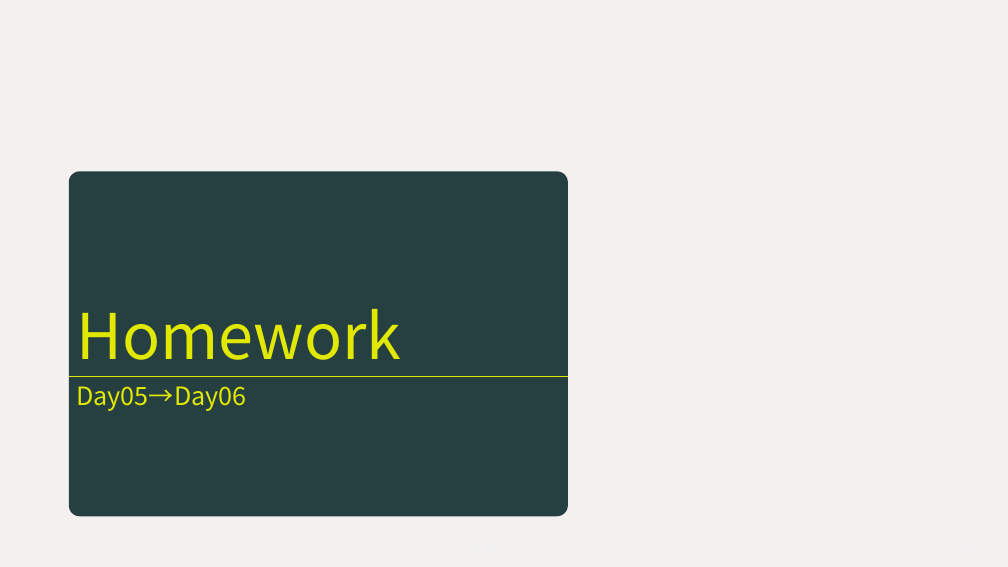
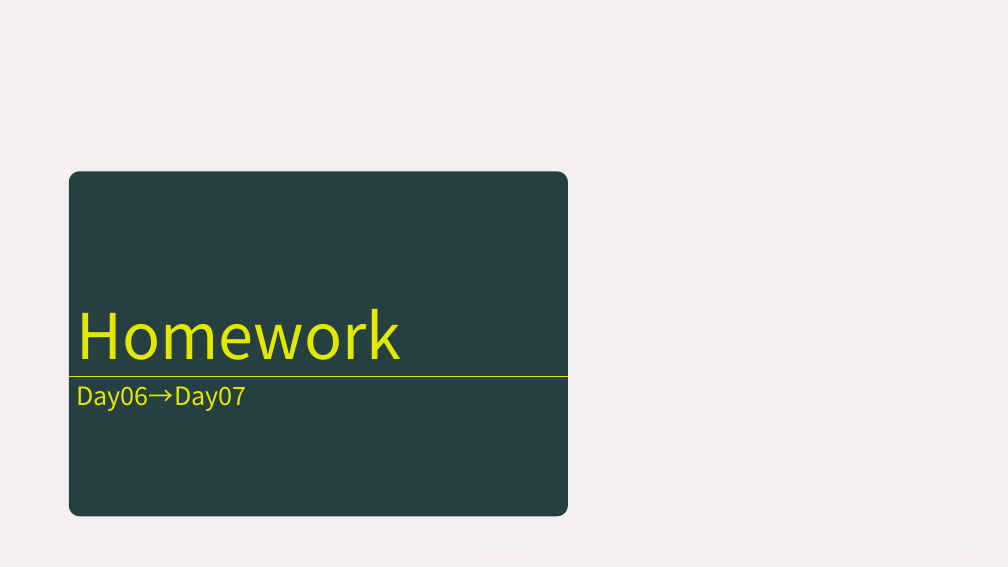
Before and after one commit to YokoyamaLab/PythonBasics, a slide deck: slide 8 of slides/computerScience_day6.pptx. Drawn at 1008x567 pixels with LibreOffice and Linux fonts; fonts in the diff are those of the drawing. Boxes give left, top, right and bottom in pixels: in the first picture for what was removed or moved away, otherwise in the second. Text is boxed around its words. In the diff, an @@ line names an element or a change of style, - is before the commit and + after.

```diff
--- a/slides/computerScience_day6.pptx
+++ b/slides/computerScience_day6.pptx
@@ text at (76, 386, 246, 411): text changed @@
-Day05→Day06
+Day06→Day07
```
Also in this commit, not shown: 1 other slide changed, 1 other file.
